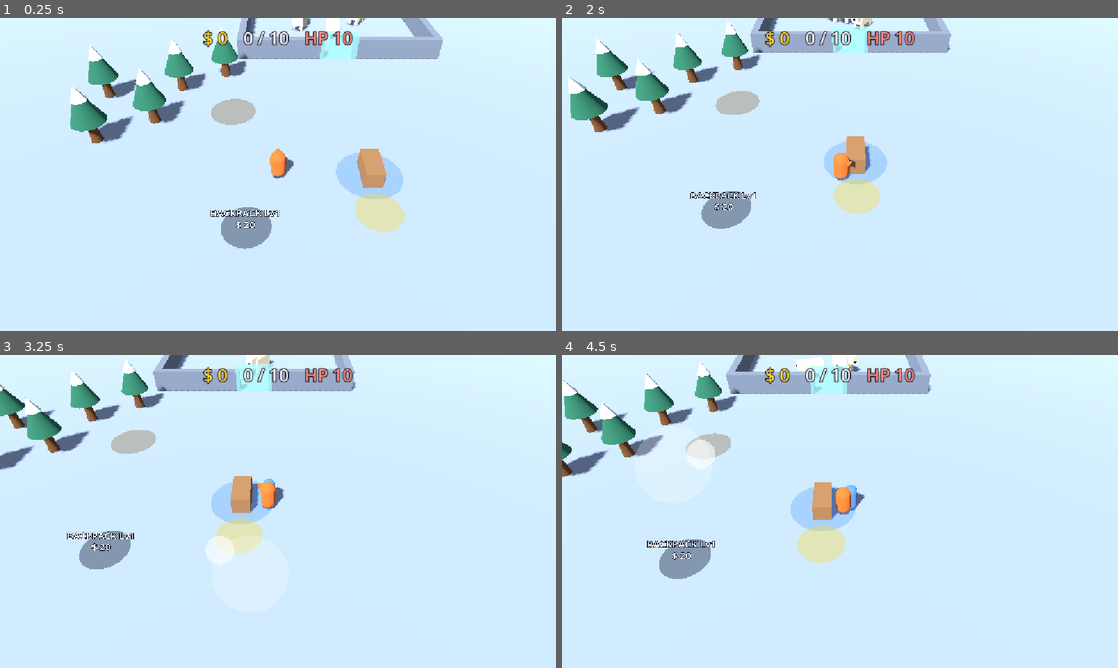
Above: before the commit, frames 1-4 (two rows, left to right).
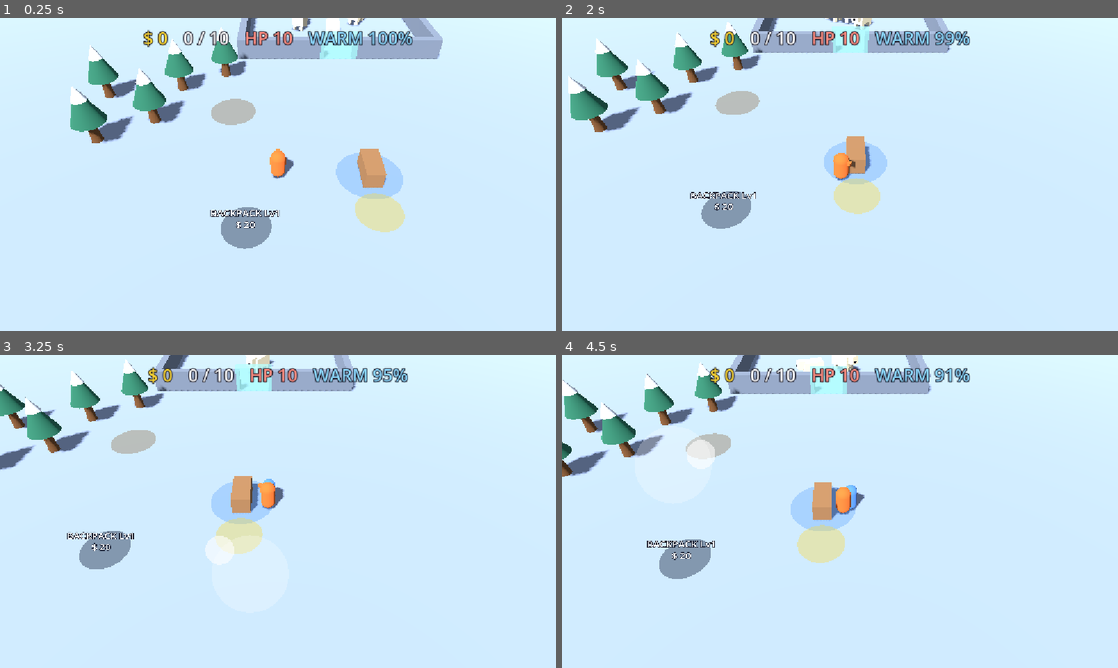
Above: after the commit, the same moments.

Repository: kimpro4214/FrostCamp
Game: Godot game, scene res://frost_camp/scenes/main.tscn
Same seed, same stepped clock (60 frames per second), same inputs: the game is played once before the commit and once after it.
Inputs (mouse positions are in pixels of both pictures, inside the frame that each line leads up to):
- Up to frame 1 (0.25 s): no input
- Up to frame 2 (2 s): move the mouse to (962, 158) at 0.52 s; hold D 0.53-1.25 s; click (962, 158) at 0.67 s; drag from (728, 190) to (812, 237) at 1.27 s
- Up to frame 3 (3.25 s): move the mouse to (333, 442) at 2.02 s; hold D 2.03-2.75 s; drag from (250, 574) to (111, 464) at 2.77 s
- Up to frame 4 (4.5 s): move the mouse to (1006, 558) at 3.52 s; hold A 3.53-4.25 s; drag from (673, 464) to (756, 433) at 4.27 s

The runs differ from the first frame. In frame 1, 1.5% of the frame differs, in the area x 25-75%, y 3-10%; in frame 2, 1.5%; in frame 3, 1.5%; in frame 4, 1.5%.

Commit message:
feat: 프로스트 캠프 HUD에 온기 표시 추가

Diff:
--- a/frost_camp/ui/hud.gd
+++ b/frost_camp/ui/hud.gd
@@ -1,5 +1,5 @@
 extends CanvasLayer
-## 화면 위 정보: 지갑의 돈, 등 뒤 적재량, 체력.
+## 화면 위 정보: 지갑의 돈, 등 뒤 적재량, 체력, 온기.
 
 var sim: FrostSim
 
@@ -7,6 +7,7 @@
 @onready var _money_label: Label = $Top/Money
 @onready var _stack_label: Label = $Top/Stack
 @onready var _hp_label: Label = $Top/Hp
+@onready var _warmth_label: Label = $Top/Warmth
 
 
 func setup(frost_sim: FrostSim) -> void:
@@ -24,3 +25,7 @@
 	else:
 		_hp_label.text = "HP %d" % ceili(player.hp)
 		_hp_label.modulate = Color.WHITE
+	if player.warmth <= 0.0:
+		_warmth_label.text = "FROZEN"
+	else:
+		_warmth_label.text = "WARM %d%%" % ceili(player.warmth / player.max_warmth * 100.0)
--- a/frost_camp/ui/hud.tscn
+++ b/frost_camp/ui/hud.tscn
@@ -50,3 +50,11 @@
 theme_override_constants/outline_size = 8
 theme_override_font_sizes/font_size = 36
 text = "HP 10"
+
+[node name="Warmth" type="Label" parent="Top"]
+layout_mode = 2
+theme_override_colors/font_color = Color(0.55, 0.85, 1, 1)
+theme_override_colors/font_outline_color = Color(0.1, 0.1, 0.15, 1)
+theme_override_constants/outline_size = 8
+theme_override_font_sizes/font_size = 36
+text = "WARM 100%"
